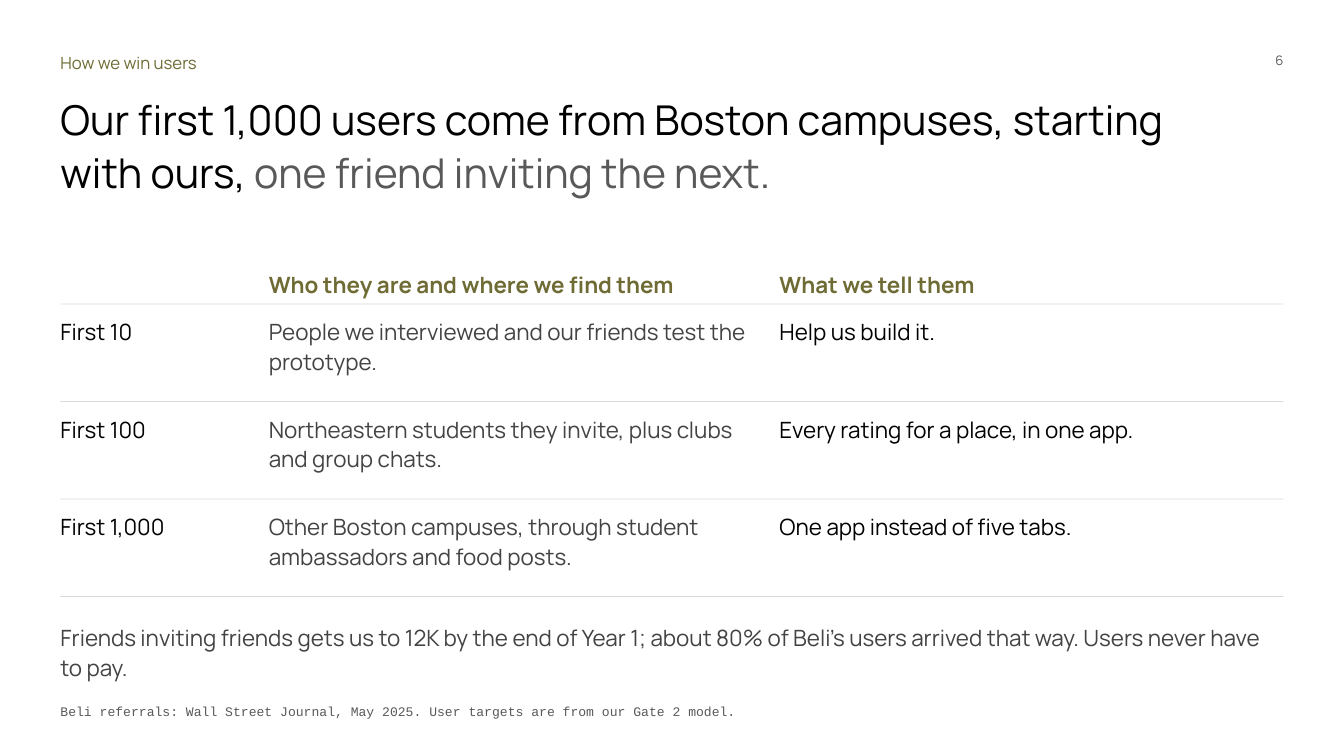
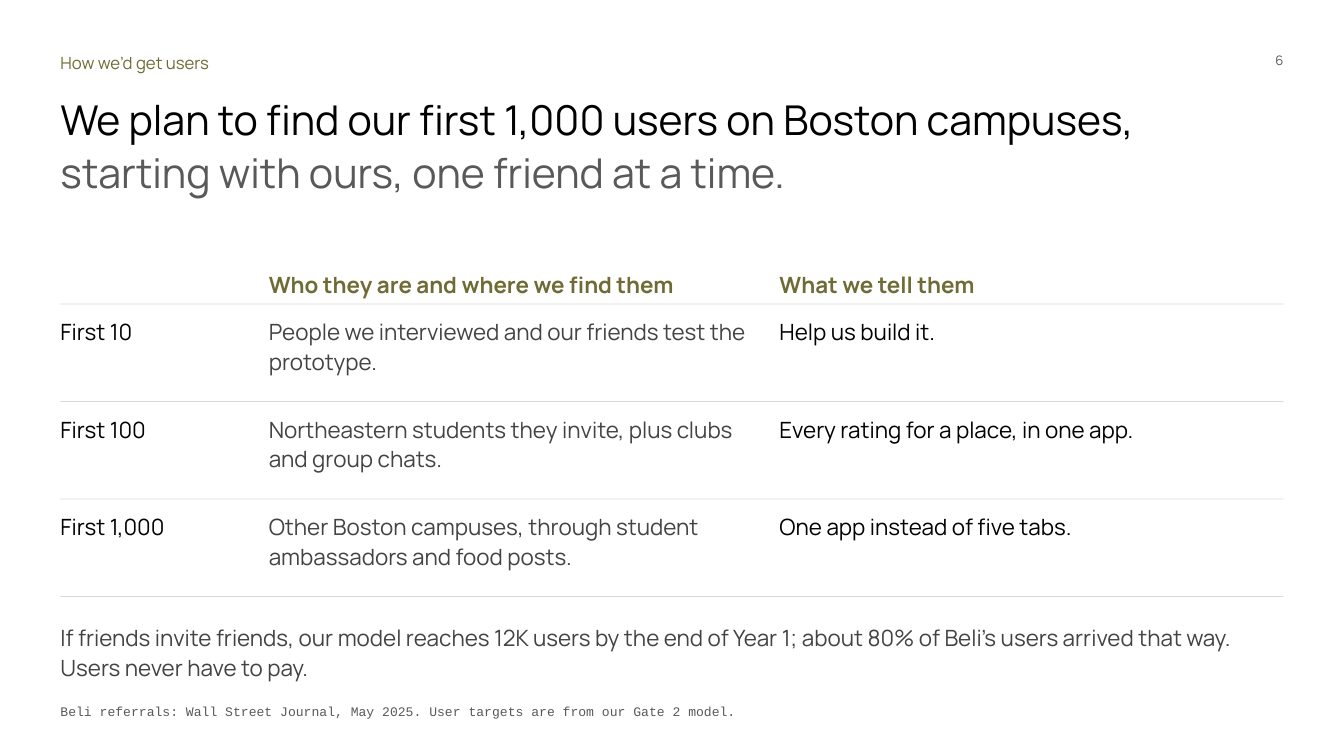
Before and after one commit to Dinguusto/Alex-s-workout-app, a slide deck: slide 6 of ENTR_4501_Gate_2_deck_readable.pptx. Drawn at 1344x756 pixels with LibreOffice and Linux fonts; fonts in the diff are those of the drawing. Boxes give left, top, right and bottom in pixels: in the first picture for what was removed or moved away, otherwise in the second. Text is boxed around its words. In the diff, an @@ line names an element or a change of style, - is before the commit and + after.

```diff
--- a/ENTR_4501_Gate_2_deck_readable.pptx
+++ b/ENTR_4501_Gate_2_deck_readable.pptx
@@ text at box(60, 57, 209, 74): text changed @@
-How we win users
+How we’d get users
@@ text at box(60, 104, 1134, 199): text changed @@
-Our first 1,000 users come from Boston campuses, starting with ours, one friend inviting the next.
+We plan to find our first 1,000 users on Boston campuses, starting with ours, one friend at a time.
@@ text at box(60, 629, 1230, 682): text changed @@
-Friends inviting friends gets us to 12K by the end of Year 1; about 80% of Beli's users arrived that way. Users never have to pay.
+If friends invite friends, our model reaches 12K users by the end of Year 1; about 80% of Beli’s users arrived that way. Users never have to pay.
```
Also in this commit, not shown: 10 other slides changed.
